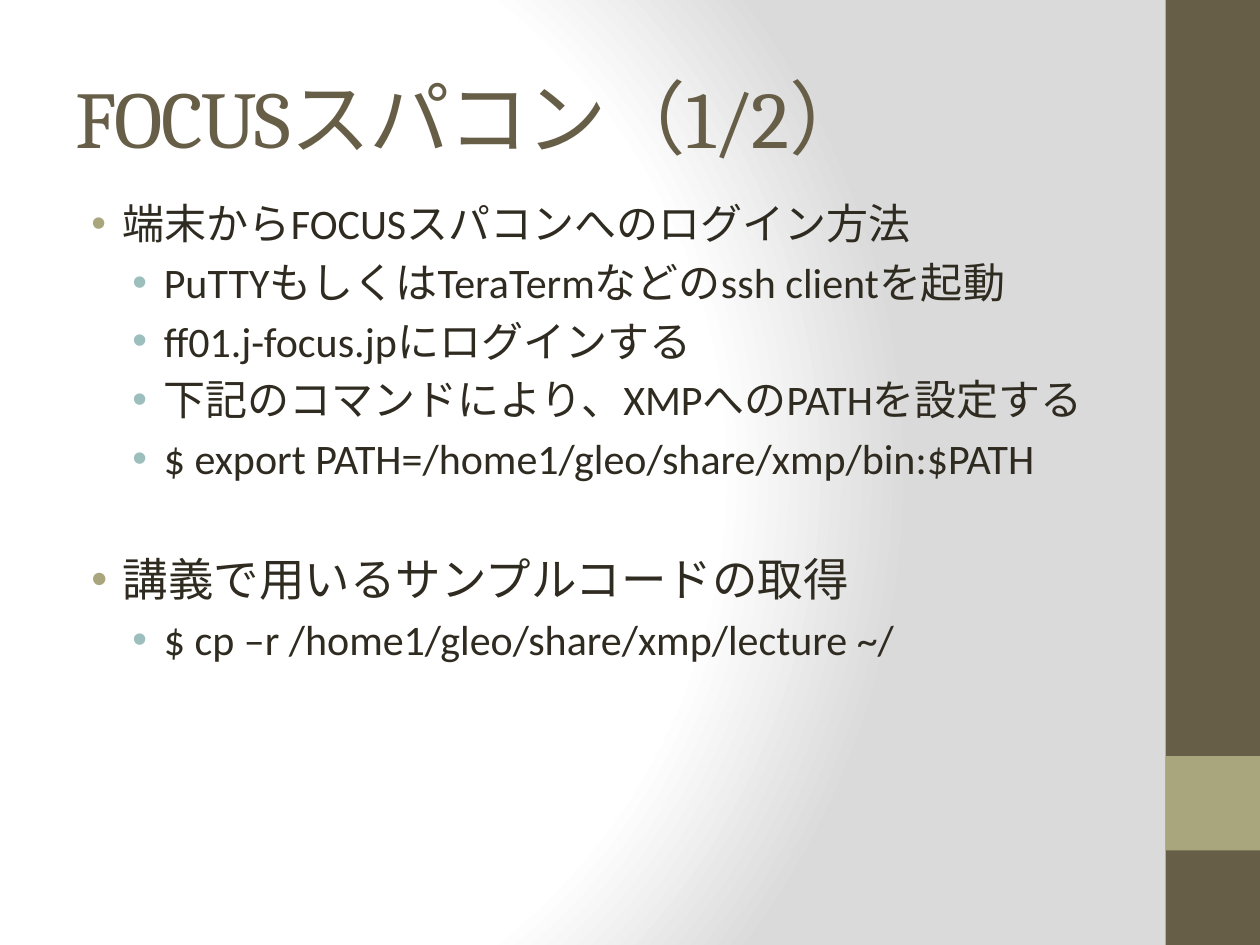
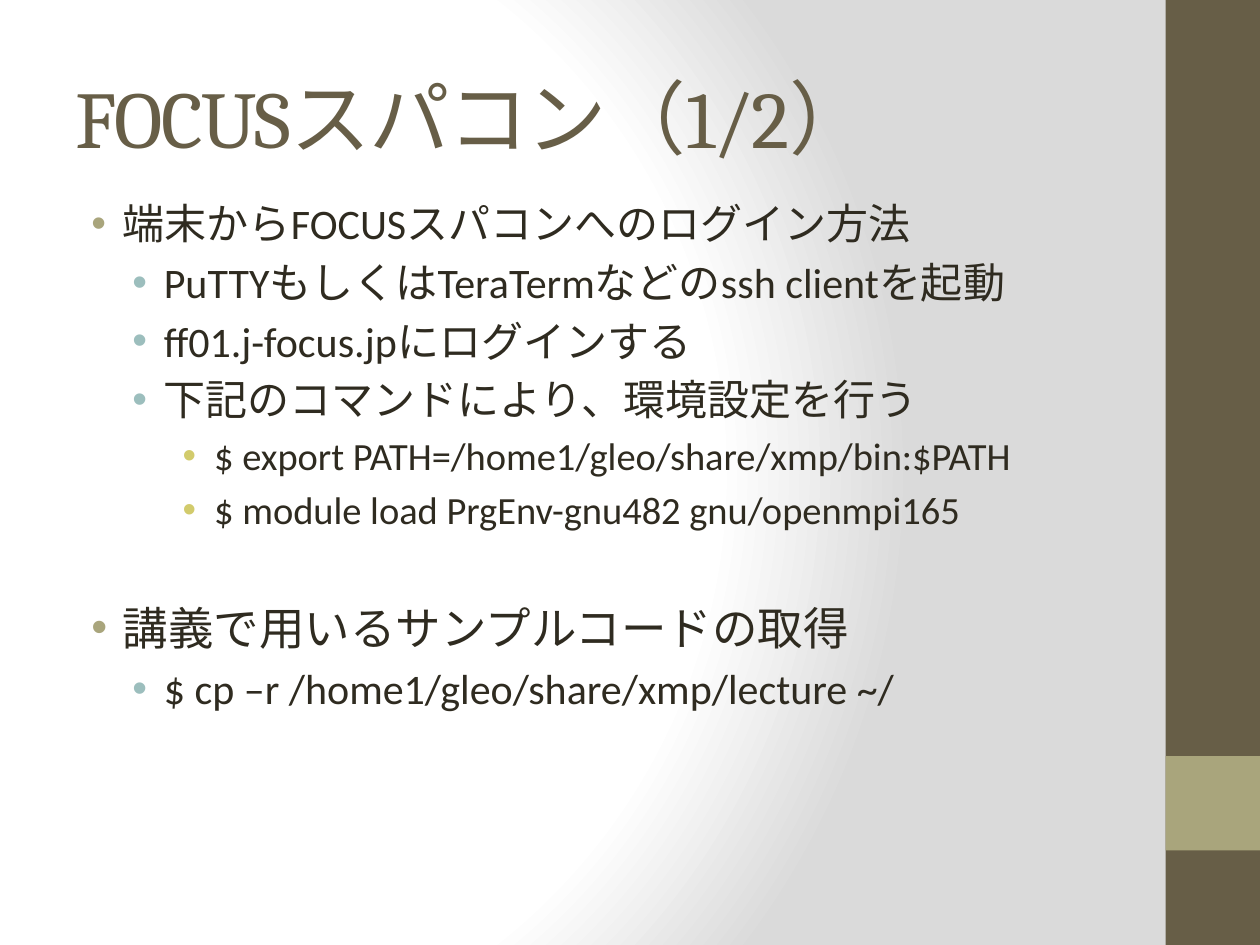
Before and after one commit to XcalableMP/Lecture, a slide deck: slide 3 of misc/FOCUS.pptx. Drawn at 1260x945 pixels with LibreOffice and Linux fonts; fonts in the diff are those of the drawing. Boxes give left, top, right and bottom in pixels: in the first picture for what was removed or moved away, otherwise in the second. Text is boxed around its words. In the diff, an @@ line names an element or a change of style, - is before the commit and + after.

Commit message:
Add module command for setting environment

```diff
--- a/misc/FOCUS.pptx
+++ b/misc/FOCUS.pptx
@@ text at bbox=[164, 379, 918, 419]: text changed @@
-  • 下記のコマンドにより、XMPへのPATHを設定する
+  • 下記のコマンドにより、環境設定を行う
@@ text at bbox=[242, 443, 1011, 477]: size 24 to 22 pt in "$ export PATH=/home1/gleo/share/xmp/bin:$PATH"; list level 2 to 3 in "$ export PATH=/home1/gleo/share/xmp/bin:$PATH"; bullet colour #9CBEBD to #D2CB6C @@
@@ text at bbox=[242, 497, 959, 531]: paragraph added @@
+    • $ module load PrgEnv-gnu482 gnu/openmpi165
```
